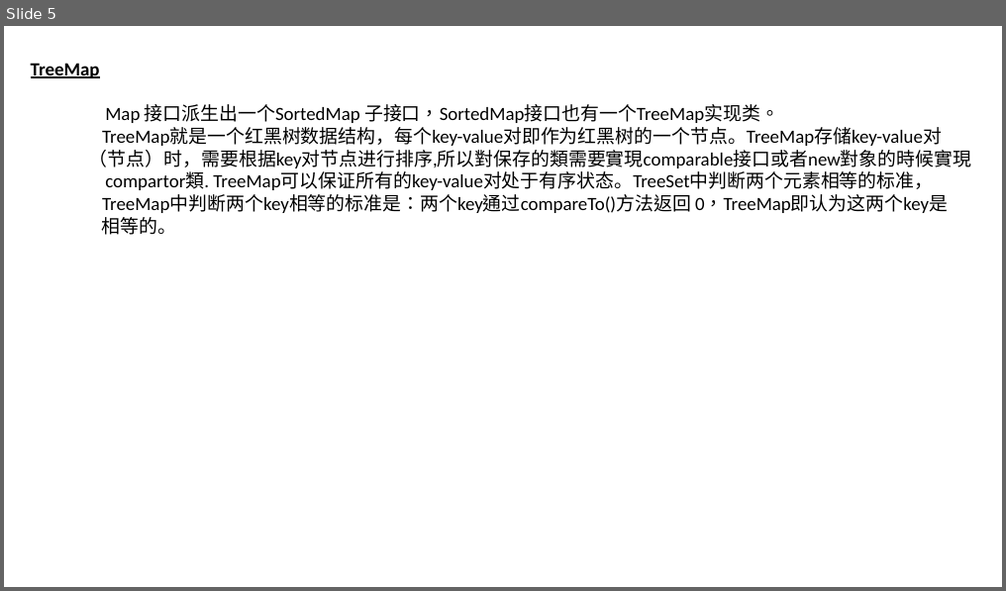
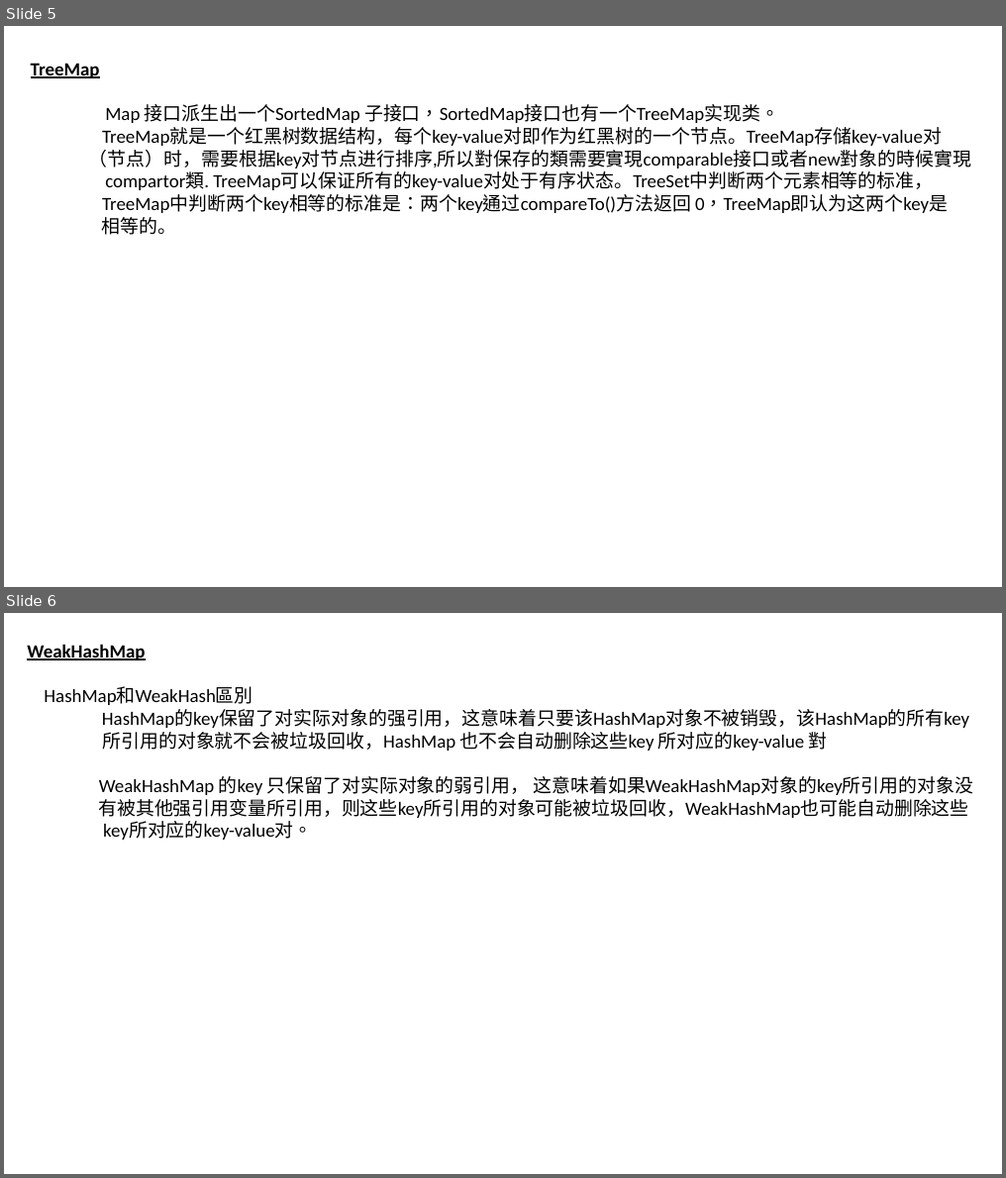
Before and after one commit to luchaojun/ChaojunStudy, a slide deck: JavaStudy/JavaStudyNote/Collection-Map/Java_Map.pptx. Shown one above the other, each under a label of ours: slide 5 before the commit, slides 5 and 6 after it. The pictures are 1006x591 and 1006x1178 pixels, drawn with LibreOffice and Linux fonts; fonts in the diff are those of the drawing. Boxes give left, top, right and bottom in pixels: in the first picture for what was removed or moved away, otherwise in the second. Text is boxed around its words. In the diff, an @@ line names an element or a change of style, - is before the commit and + after.

```diff
--- a/JavaStudy/JavaStudyNote/Collection-Map/Java_Map.pptx
+++ b/JavaStudy/JavaStudyNote/Collection-Map/Java_Map.pptx
@@ slide 6 added at (4, 613, 1002, 1174), background #FFFFFF @@
@@ text added at (27, 644, 974, 840), 18 pt, text #000000 @@
+WeakHashMap
+HashMap和WeakHash區別
+HashMap的key保留了对实际对象的强引用，这意味着只要该HashMap对象不被销毁，该HashMap的所有key
+所引用的对象就不会被垃圾回收，HashMap 也不会自动删除这些key 所对应的key-value 對
+WeakHashMap 的key 只保留了对实际对象的弱引用， 这意味着如果WeakHashMap对象的key所引用的对象没
+有被其他强引用变量所引用，则这些key所引用的对象可能被垃圾回收，WeakHashMap也可能自动删除这些
+key所对应的key-value对。
```
Also in this commit, not shown: 1 other slide added, 1 slide removed.
